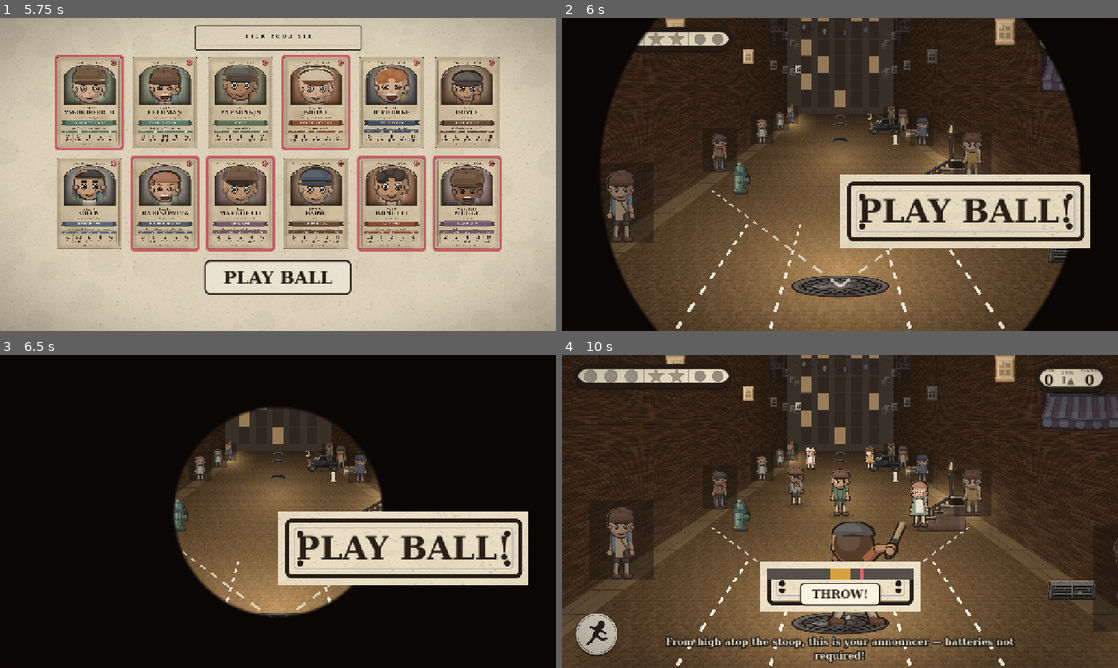
Above: before the commit, frames 1-4 (two rows, left to right).
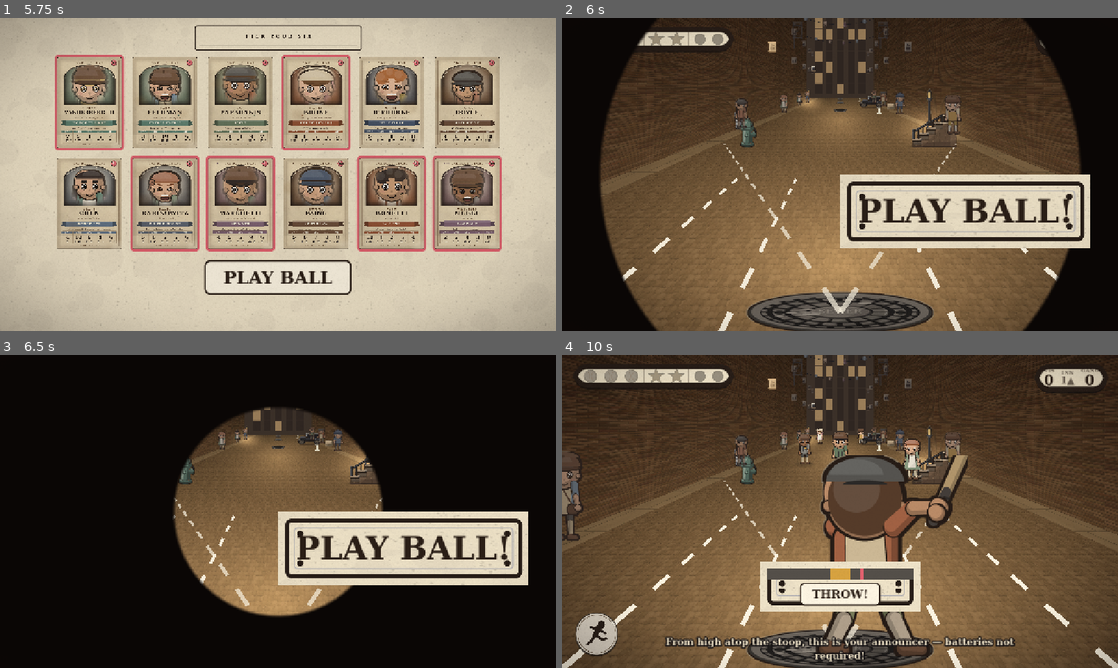
Above: after the commit, the same moments.

Repository: Bubble26/3-sewers
Game: Godot game, scene res://scenes/boot.tscn
Same seed, same stepped clock (60 frames per second), same inputs: the game is played once before the commit and once after it.
Inputs (mouse positions are in pixels of both pictures, inside the frame that each line leads up to):
- Up to frame 1 (5.75 s): click "PLAY BALL" at 0.5 s; tap Enter at 1.25, 2.75, 5 s; move the mouse to (400, 158) at 1.27 s; click (400, 158) at 1.42 s; tap Space at 2, 4.25 s; move the mouse to (166, 190) at 2.02 s; click (166, 190) at 2.17 s; move the mouse to (333, 105) at 2.77 s; click (333, 105) at 2.92 s; move the mouse to (250, 237) at 3.52 s; click (250, 237) at 3.67 s; move the mouse to (444, 221) at 4.27 s; click (444, 221) at 4.42 s; move the mouse to (111, 127) at 5.02 s; click (111, 127) at 5.17 s
- Up to frame 2 (6 s): click "PLAY BALL" at 5.75 s
- Up to frame 3 (6.5 s): no input
- Up to frame 4 (10 s): tap Space at 6.5 s; move the mouse to (867, 511) at 6.52 s; click (867, 511) at 6.67 s; click "INSIDE" at 7.25 s; click "MIDDLE" at 8 s; click "OUTSIDE" at 8.75 s; click "FAST" at 9.5 s

Frame 1 is identical in both runs. In frame 2, 36% of the frame differs, in the area x 6-94%, y 0-100%; in frame 3, 7.9%; in frame 4, 50%, in the area x 0-100%, y 0-100%.

Commit message:
Give landscape the same camera as portrait; stop tinting away sprite cutouts
Landscape composition was failing the reference and the numbers said why.
Measuring the batter and the pitcher at their real world positions:

           batter        pitcher      depth ratio
  portrait  21.3%         4.2%          5.0x
  landscape 16.6%         7.5%          2.2x

A 2.2x ratio is not a street receding away from you, it is a flat top-down
board. The cause was z_far: 74.0 in portrait, 10.3 in landscape. But depth
falloff belongs to the lens, not to the phone's orientation — it is the same
camera looking down the same street. z_far had been dropped to 10.3 to stop
the batter falling off the bottom of a short frame, which treated a framing
bug with a lens change and flattened the world to hide it.

Landscape now shares z_far=74.0 and pushes its near plane well below the
frame (near_f 1.02 -> 2.39), letting the batter's feet crop the way the
reference art does. Both views now measure 5.0x. perspective.py and
tuning.gd move together, as they must, or the baked backdrop and the live
sprites would disagree.

Separately, every spectator on the kerb was standing in a dark rectangle.
Image.blend mixes the alpha channel too, so blending an RGBA sprite toward
an opaque colour lifts the transparent surround to alpha=amount*255 and
paints a translucent box over the sprite's bounding box. Five call sites did
this. Added _dim(), which tints the colour and puts the original alpha back.

Co-Authored-By: Claude Opus 5 <noreply@anthropic.com>
Claude-Session: https://claude.ai/code/session_01EAhAdM4K8KttNcwM1gG72N

Diff:
--- a/threesewers/scripts/tuning.gd
+++ b/threesewers/scripts/tuning.gd
@@ -51,8 +51,9 @@
 # design-space presets: dw, dh, horizon_f, near_f, z_far, xk
 const VIEW_PORTRAIT := {"dw": 720.0, "dh": 1200.0, "horizon_f": 0.250,
 	"near_f": 1.88, "z_far": 74.0, "xk": 9.40}
+# Same z_far as portrait: it is the same camera looking down the same street.
 const VIEW_LANDSCAPE := {"dw": 1280.0, "dh": 720.0, "horizon_f": 0.225,
-	"near_f": 1.02, "z_far": 10.3, "xk": 1.86}
+	"near_f": 2.39, "z_far": 74.0, "xk": 8.50}
 
 var vw := 1280.0          # design width
 var vh := 720.0           # design height
Binary file changed: threesewers/assets/bg/bg_landscape.png
Binary file changed: threesewers/assets/bg/bg_portrait.png
Not shown, changed: threesewers/tools/art_backdrop.py
Not shown, changed: threesewers/tools/perspective.py
